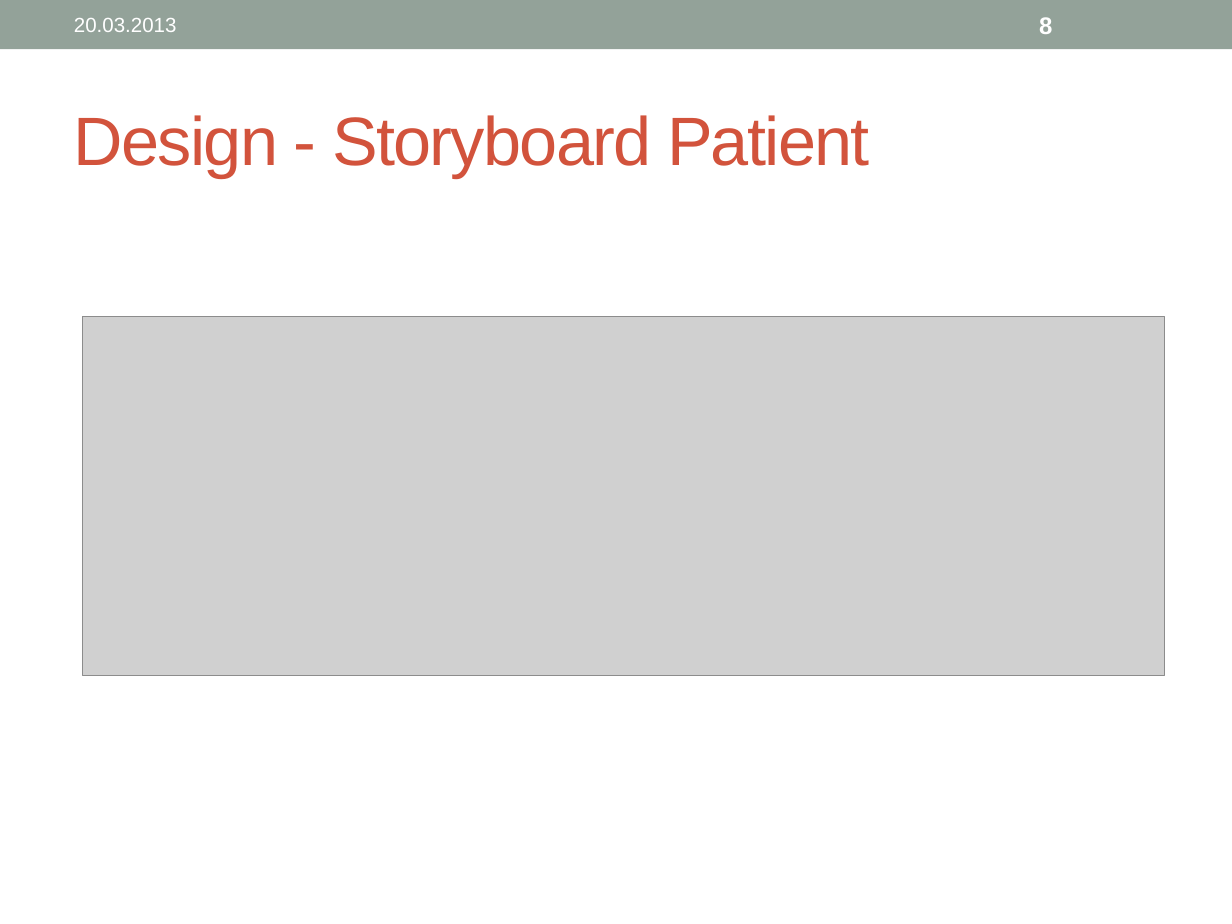
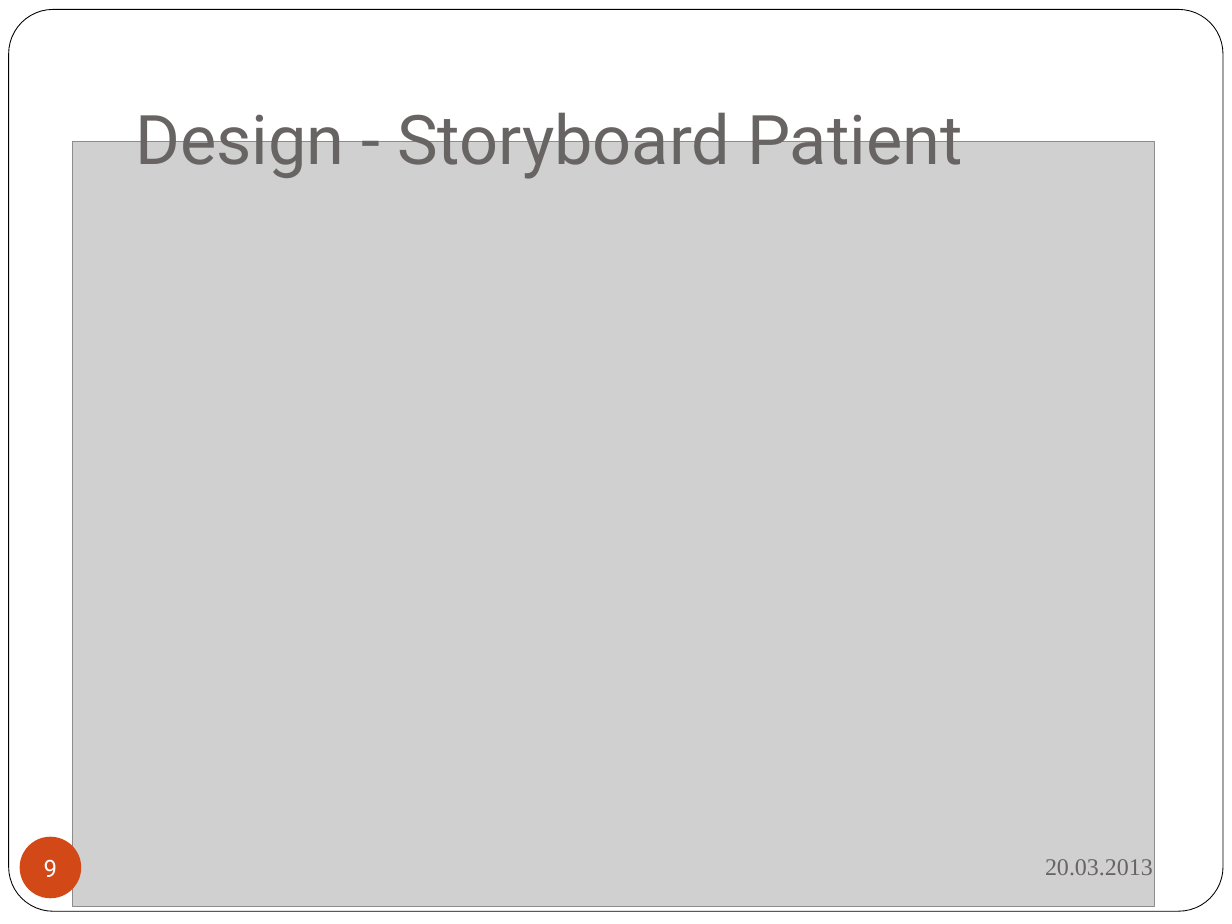
Before and after one commit to boebu/ch.bfh.bti7081.s2013.yellow, a slide deck: slide 9 of ch.bfh.bti7081.s2013.yellow/doc/cs1_task03/task1_3_presentation.pptx (slide 8 before the commit). Drawn at 1232x924 pixels with LibreOffice and Linux fonts; fonts in the diff are those of the drawing; grey boxes stand for pictures. Boxes give left, top, right and bottom in pixels: in the first picture for what was removed or moved away, otherwise in the second. Text is boxed around its words. In the diff, an @@ line names an element or a change of style, - is before the commit and + after.

```diff
--- a/ch.bfh.bti7081.s2013.yellow/doc/cs1_task03/task1_3_presentation.pptx
+++ b/ch.bfh.bti7081.s2013.yellow/doc/cs1_task03/task1_3_presentation.pptx
@@ rectangle removed at (0,0,1232,49) @@
@@ rounded rectangle added at (9,10,1223,912), fill #FFFFFF, outline #000000 0.5 pt @@
@@ page number removed at (1039,17,1052,34) @@
-8
@@ title "Design - Storyboard Patient": place and size @@
-title "Design - Storyboard Patient" at (74,115,870,178)
+title "Design - Storyboard Patient" at (135,102,962,179)
@@ title "Design - Storyboard Patient" at (135,102,962,179): font Arial to Roboto, text colour #D2533C to #696464, letter spacing -1 to 0 pt; vertical alignment middle to bottom @@
@@ picture added at (73,142,1154,907) @@
@@ picture removed at (83,317,1164,675) @@
@@ page number added at (20,837,81,898), fill #D34817, 14 pt, text #FFFFFF @@
+9
@@ text "20.03.2013": place and size @@
-text "20.03.2013" at (74,18,177,32)
+text "20.03.2013" at (1045,859,1153,875)
@@ text "20.03.2013" at (1045,859,1153,875): size 12 to 14 pt, font Arial to Times New Roman, text colour #FFFFFF to #696464; alignment left to right @@
```
Also in this commit, not shown: 12 other slides changed, 3 slides added.
